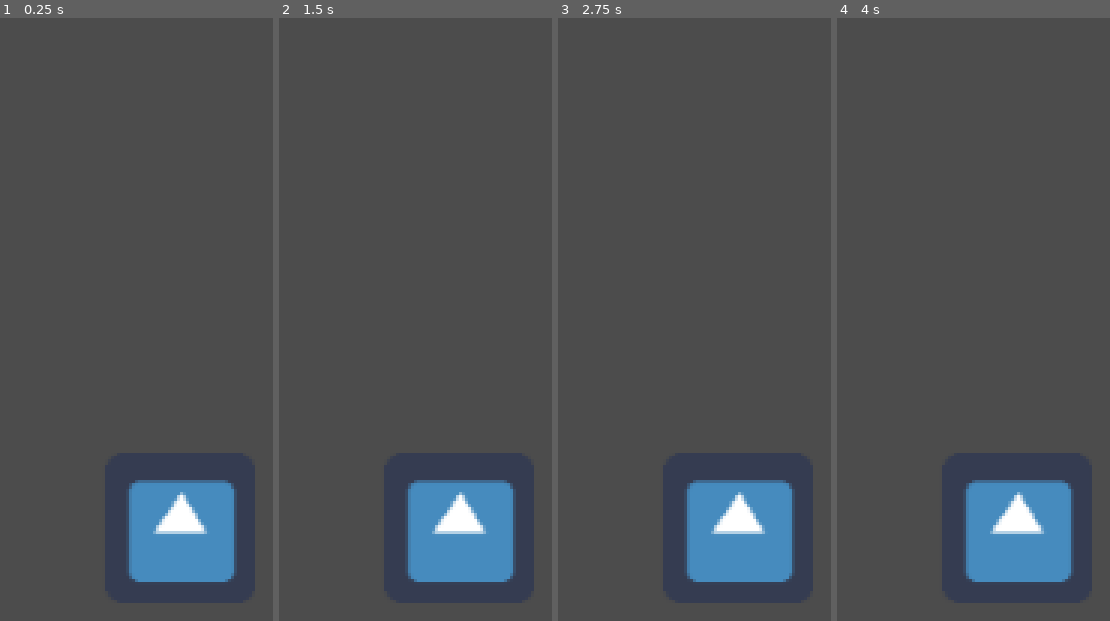
Above: before the commit, frames 1-4 (left to right).
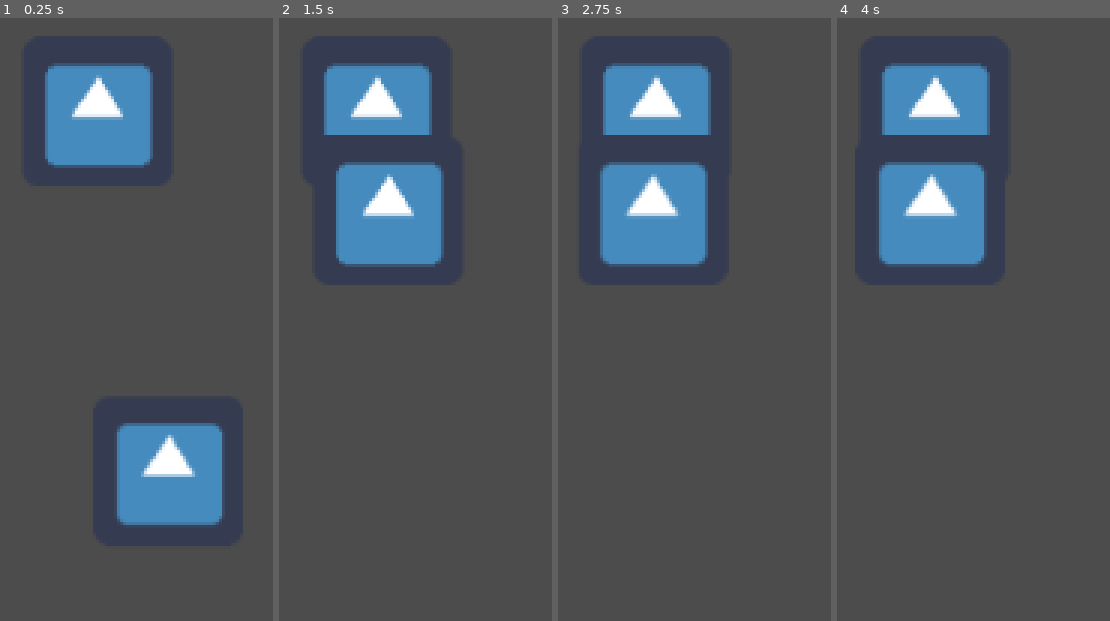
Above: after the commit, the same moments.

Repository: JuannFerrari/GlobalGameJam2019
Game: Godot game, scene res://World.tscn
Same seed, same stepped clock (60 frames per second), same inputs: the game is played once before the commit and once after it. The engine's default icon, where the game draws it, is replaced by a stand-in: a white triangle on a blue panel in a dark square.
Inputs:
- Up to frame 1 (0.25 s): no input
- Up to frame 2 (1.5 s): no input
- Up to frame 3 (2.75 s): tap Enter at 2 s
- Up to frame 4 (4 s): tap Space at 2.75 s; tap Enter at 3.5 s

The runs differ from the first frame. In frame 1, 16% of the frame differs, in the area x 16-87%, y 7-94%; in frame 2, 18%; in frame 3, 18%, in the area x 15-87%, y 7-94%; in frame 4, 18%.
Error before the commit: Parse Error: The method "move" isn't declared in the current class. (res://EnemyOne.gd:13)

Commit message:
song added, other fixes

Diff:
--- a/EnemyOne.gd
+++ b/EnemyOne.gd
@@ -1,13 +1,12 @@
 extends KinematicBody2D
 
-var zumbie = self
-var speed = 2
-onready var target = get_parent().get_node("PlayerOne")
+var speed = 100
+var direction = 0
+onready var target = get_parent().get_node("Player")
 
 func _ready():
 	pass
 
-func _fixed_process(delta):
-	var direction = (target.get_global_pos() - zumbie.get_global_pos()).normalized()
-	print(direction)
-	move(direction*speed)
+func _physics_process(delta):
+	direction = (target.position - position).normalized()
+	move_and_slide(direction*speed)
--- a/EnemyOne.tscn
+++ b/EnemyOne.tscn
@@ -1,39 +1,19 @@
-[gd_scene load_steps=3 format=2]
+[gd_scene load_steps=4 format=2]
 
-[ext_resource path="res://icon.png" type="Texture" id=1]
+[ext_resource path="res://EnemyOne.gd" type="Script" id=1]
+[ext_resource path="res://icon.png" type="Texture" id=2]
 
-[sub_resource type="CapsuleShape2D" id=1]
+[sub_resource type="RectangleShape2D" id=1]
 
-custom_solver_bias = 0.0
-radius = 10.0
-height = 20.0
 
-[node name="EnemyOne" type="RigidBody2D"]
+[node name="EnemyOne" type="KinematicBody2D"]
+position = Vector2( 350, 350 )
+collision_layer = 2
+script = ExtResource( 1 )
 
-input_pickable = false
-collision_layer = 1
-collision_mask = 1
-mode = 0
-mass = 1.0
-friction = 1.0
-bounce = 0.0
-gravity_scale = 1.0
-custom_integrator = false
-continuous_cd = 0
-contacts_reported = 0
-contact_monitor = false
-sleeping = false
-can_sleep = true
-linear_velocity = Vector2( 0, 0 )
-linear_damp = -1.0
-angular_velocity = 0.0
-angular_damp = -1.0
-
-[node name="CollisionShape2D" type="CollisionShape2D" parent="." index="0"]
-
+[node name="CollisionShape2D" type="CollisionShape2D" parent="."]
 shape = SubResource( 1 )
 
-[node name="icon" type="Sprite" parent="." index="1"]
-
-texture = ExtResource( 1 )
-_sections_unfolded = [ "Transform" ]
+[node name="icon" type="Sprite" parent="."]
+position = Vector2( -1.6465, 0.0571823 )
+texture = ExtResource( 2 )
--- a/Map.tscn
+++ b/Map.tscn
@@ -12,7 +12,6 @@
 
 [sub_resource type="RectangleShape2D" id=3]
 
-extents = Vector2( 50, 180 )
 
 [sub_resource type="RectangleShape2D" id=4]
 
--- a/PlayerOne.tscn
+++ /dev/null
@@ -1,6 +0,0 @@
-[gd_scene format=2]
-
-[node name="PlayerOne" type="Position2D"]
-
-position = Vector2( 350, 350 )
-_sections_unfolded = [ "Transform" ]
--- a/World.tscn
+++ b/World.tscn
@@ -1,37 +1,25 @@
 [gd_scene load_steps=5 format=2]
 
-[ext_resource path="res://PlayerOne.tscn" type="PackedScene" id=1]
+[ext_resource path="res://Player.tscn" type="PackedScene" id=1]
 [ext_resource path="res://EnemyOne.gd" type="Script" id=2]
 [ext_resource path="res://icon.png" type="Texture" id=3]
 
 [sub_resource type="RectangleShape2D" id=1]
 
-custom_solver_bias = 0.0
-extents = Vector2( 10, 10 )
 
-[node name="World" type="Node2D" index="0"]
+[node name="World" type="Node2D"]
 
-[node name="PlayerOne" parent="." index="0" instance=ExtResource( 1 )]
+[node name="Player" parent="." instance=ExtResource( 1 )]
+position = Vector2( 312.929, 172.309 )
 
-position = Vector2( 0, 0 )
+[node name="EnemyOne" type="KinematicBody2D" parent="."]
+editor/display_folded = true
+position = Vector2( 350, 350 )
+script = ExtResource( 2 )
 
-[node name="EnemyOne" type="KinematicBody2D" parent="." index="1"]
+[node name="CollisionShape2D" type="CollisionShape2D" parent="EnemyOne"]
+shape = SubResource( 1 )
 
-position = Vector2( 350, 350 )
-input_pickable = false
-collision_layer = 1
-collision_mask = 1
-collision/safe_margin = 0.08
-script = ExtResource( 2 )
-_sections_unfolded = [ "Transform" ]
-
-[node name="CollisionShape2D" type="CollisionShape2D" parent="EnemyOne" index="0"]
-
-shape = SubResource( 1 )
-_sections_unfolded = [ "Transform" ]
-
-[node name="icon" type="Sprite" parent="EnemyOne" index="1"]
-
+[node name="icon" type="Sprite" parent="EnemyOne"]
 position = Vector2( -1.6465, 0.0571823 )
 texture = ExtResource( 3 )
-_sections_unfolded = [ "Transform" ]
--- a/World3.tscn
+++ b/World3.tscn
@@ -1,7 +1,8 @@
-[gd_scene load_steps=3 format=2]
+[gd_scene load_steps=4 format=2]
 
 [ext_resource path="res://Player.tscn" type="PackedScene" id=1]
 [ext_resource path="res://Map.tscn" type="PackedScene" id=2]
+[ext_resource path="res://EnemyOne.tscn" type="PackedScene" id=3]
 
 [node name="World" type="Node2D"]
 
@@ -9,3 +10,7 @@
 position = Vector2( 364.971, 277.307 )
 
 [node name="Map" parent="." instance=ExtResource( 2 )]
+
+[node name="EnemyOne" parent="." instance=ExtResource( 3 )]
+position = Vector2( 489.161, 260.638 )
+collision_mask = 2
--- a/project.godot
+++ b/project.godot
@@ -18,7 +18,3 @@
 config/name="GameJam2019"
 run/main_scene="res://World.tscn"
 config/icon="res://icon.png"
-
-[rendering]
-
-environment/default_environment="res://default_env.tres"
Not shown, added: main_song.mp3
